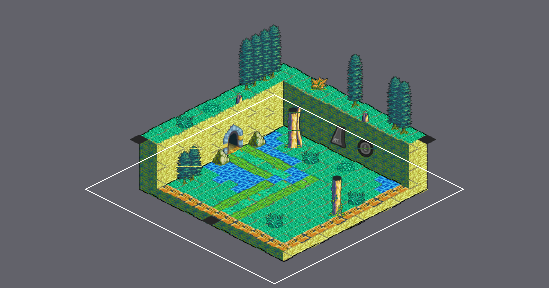
Two states of a Tiled map, Final_Fantasy_Mystery_World/Game/assets/maps/Tutorial_Diagonal.tmx. The first picture is a wide view before the edit; the outline marks the close-up.
Close-up. Old version:
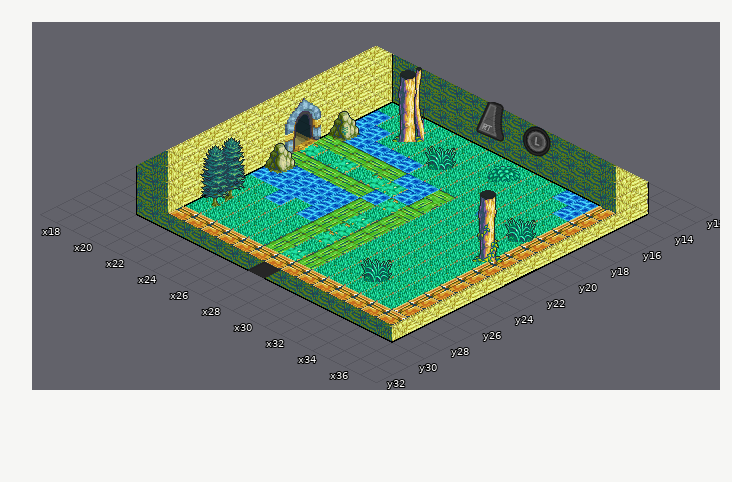
Cells are 32x16 px. Isometric: x runs down to the right, y down to the left. Shown: x 17..37, y 12..32.
The same view after the edit:
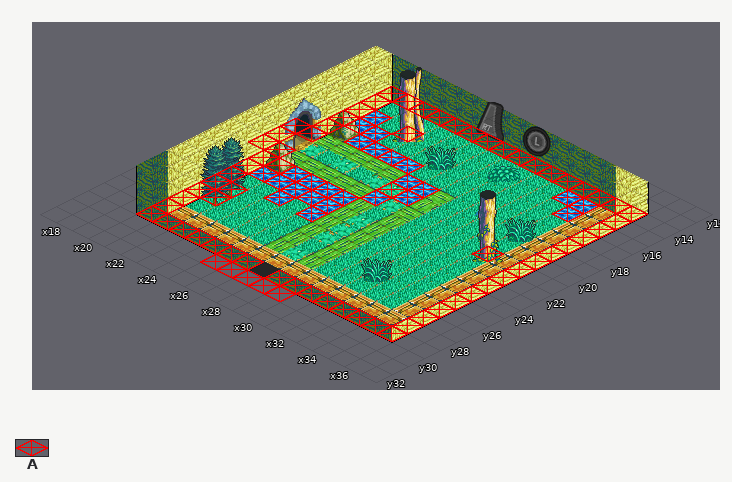
Key: from "tutorial_tileset": A 4.
_ is an empty cell, . an unchanged one.
Tiles of an added or newly shown layer are drawn over the layers below it.
The edit:
--- layer "Collider" (now shown)
@@ x 19..35 @@
-14 .________________
-15 ._...........__._
-16 .__._........._._
-17 .___............_
-18 ._.____........._
-19 __.....__......._
-20 _......__......._
-21 __....._......_._
-22 .______........._
-23 .______........._
-24 ._.._._........._
-25 .__............._
-26 .__............._
-27 ._.............._
-28 ._.............._
-29 ._______.________
-30 ......_____......
+14 .AAAAAAAAAAAAAAAA
+15 .A...........AA.A
+16 .AA.A.........A.A
+17 .AAA............A
+18 .A.AAAA.........A
+19 AA.....AA.......A
+20 A......AA.......A
+21 AA.....A......A.A
+22 .AAAAAA.........A
+23 .AAAAAA.........A
+24 .A..A.A.........A
+25 .AA.............A
+26 .AA.............A
+27 .A..............A
+28 .A..............A
+29 .AAAAAAA.AAAAAAAA
+30 ......AAAAA......
